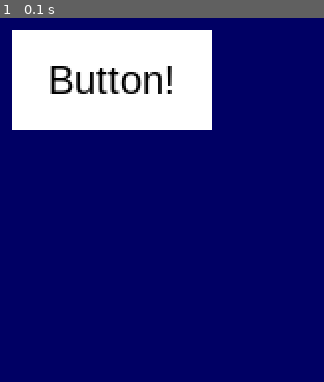
Above: before the commit, frame 1.
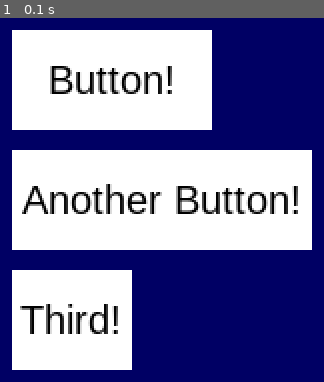
Above: after the commit, the same moment.

Repository: shanemcdo/PyTetrisV2
Game: pygame game, started from pytetris.py
Two runs of this game, one before a commit and one after it. Both use one fixed random seed, a clock stepped at 60 frames per second and the inputs below.
Inputs:
- Up to frame 1 (0.1 s): no input

The runs differ from the first frame. In frame 1, 36% of the frame differs, in the area x 3-97%, y 36-97%.

Commit message:
Create MenuScreen

Diff:
--- a/pytetris.py
+++ b/pytetris.py
@@ -10,7 +10,8 @@
 class Button:
     """A button in a pygame application"""
 
-    def __init__(self, text: str, rect: Rect, font: pygame.font.Font, rect_color: Color = (255, 255, 255), font_color: Color = (0, 0, 0), width: int = 0, border_radius: int = 0):
+    def __init__(self, action: callable, text: str, rect: Rect, font: pygame.font.Font, rect_color: Color = (255, 255, 255), font_color: Color = (0, 0, 0), width: int = 0, border_radius: int = 0):
+        self.action = action
         self.text = text
         self.rect = rect
         self.font = font
@@ -25,9 +26,13 @@
         text_size = text_obj.get_size()
         screen.blit(text_obj, (self.rect.centerx - text_size[0] / 2, self.rect.centery - text_size[1] / 2))
 
+    def __call__(self):
+        """Overwrite the () operator on the button object"""
+        self.action()
+
 class GameScreen:
     """
-    A class to reperesent a screen inside a game
+    A class to reperesent a screen inside a pygame application
     e.g.: menu, pause screen, or main screen
 
     """
@@ -43,6 +48,8 @@
         print(event)
 
     def mouse_input(self, event: pygame.event.Event):
+        # maybe change this function to on mouse click because
+        # this function cannot do hovering
         print(event)
 
     def update(self):
@@ -51,7 +58,6 @@
     def run(self):
         """Run the main loop"""
         self.running = True
-        button = Button('Button!', Rect(20, 40, 100, 50), pygame.font.SysFont('arial', 20))
         while self.running:
             for event in pygame.event.get():
                 if event.type == QUIT:
@@ -61,13 +67,51 @@
                 elif event.type == MOUSEBUTTONDOWN:
                     self.mouse_input(event)
             self.update()
-            button.draw(self.screen)
             pygame.display.update()
             self.clock.tick(self.frame_rate)
+
+class MenuScreen(GameScreen):
+    """
+    A class to represent a menu screen inside a pygame application
+    e.g.: Main menu, Pause menu, Options
+    """
+
+    def __init__(self, screen :pygame.Surface, window_size: Point, frame_rate: int = 30):
+        super().__init__(screen, window_size, frame_rate)
+        self.buttons = [
+                Button(lambda: print(1), 'Button!', Rect(20, 40, 100, 50), pygame.font.SysFont('arial', 20)),
+                Button(lambda: print(2), 'Another Button!', Rect(20, 100, 150, 50), pygame.font.SysFont('arial', 20)),
+                Button(lambda: print(3), 'Third!', Rect(20, 160, 60, 50), pygame.font.SysFont('arial', 20)),
+                ]
+        self.button_index = 0
+
+    def keyboard_input(self, event: pygame.event.Event):
+        if event.key == K_UP or event.key == K_RIGHT:
+            self.button_index += 1
+            buttons_length = len(self.buttons)
+            if self.button_index >= buttons_length:
+                self.button_index %= buttons_length
+        elif event.key == K_DOWN or event.key == K_LEFT:
+            self.button_index -= 1
+            if self.button_index < 0:
+                self.button_index = len(self.buttons) - 1
+        elif event.key == K_RETURN:
+            self.buttons[self.button_index]()
+
+    def update(self):
+        super().update()
+        for button in self.buttons:
+            button.draw(self.screen)
+
+    def mouse_input(self, event: pygame.event.Event):
+        mouse_pos = pygame.mouse.get_pos()
+        for button in self.buttons:
+            if button.rect.collidepoint(mouse_pos):
+                button()
 
 if __name__ == "__main__":
     pygame.init()
     size = Point(600, 600)
     screen = pygame.display.set_mode(size)
-    gs = GameScreen(screen, size)
-    gs.run()
+    game = MenuScreen(screen, size)
+    game.run()
